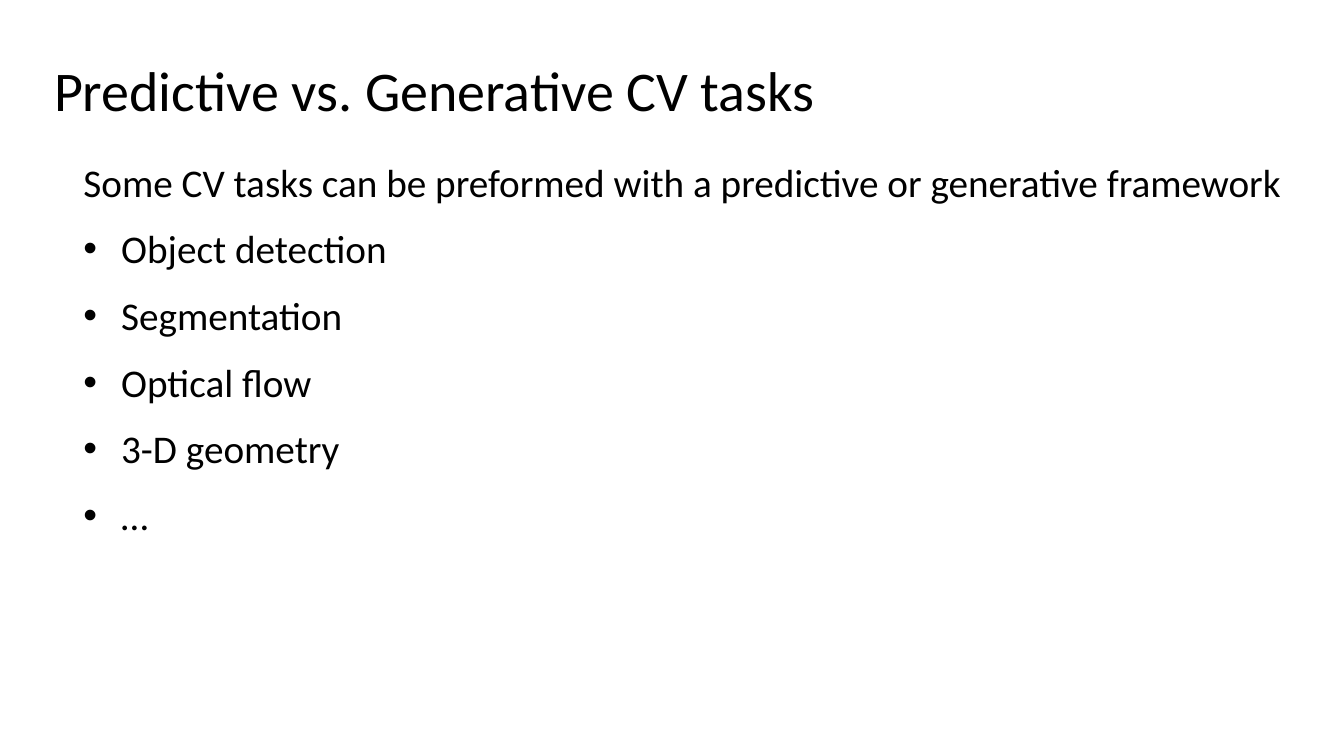
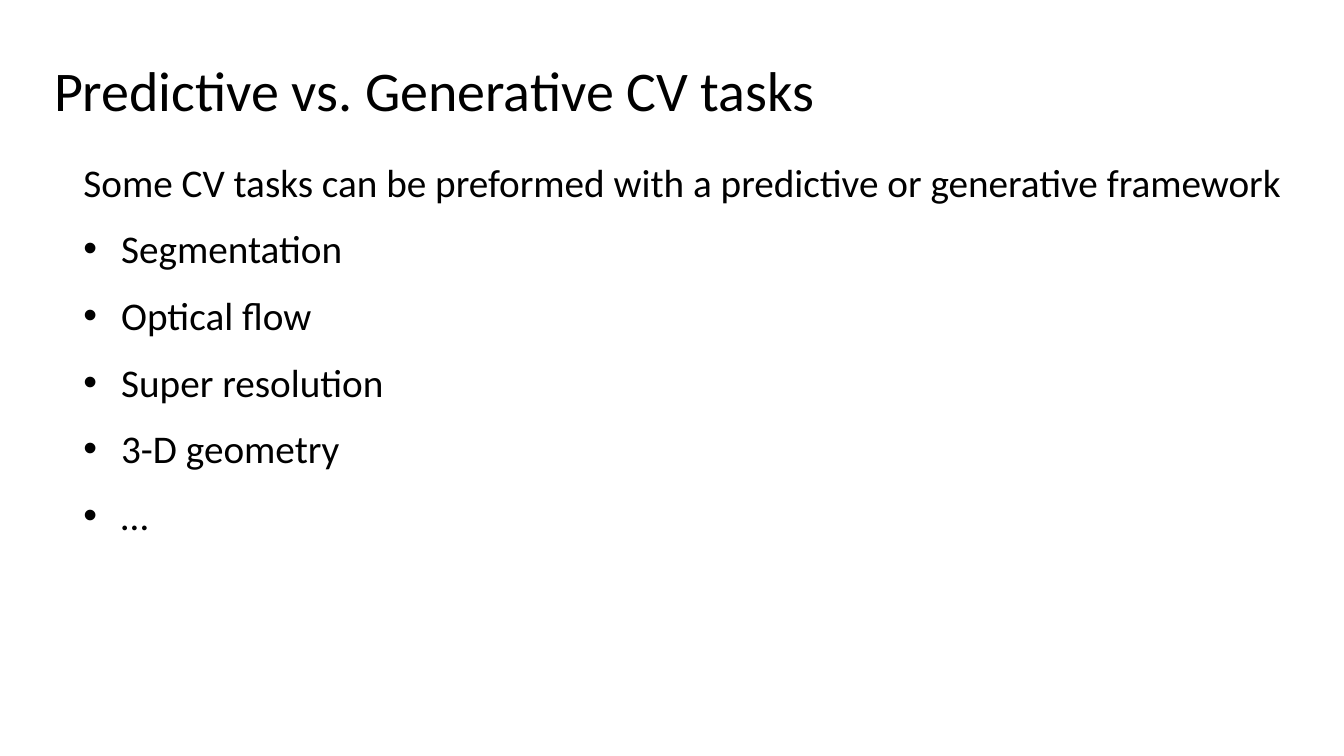
Before and after one commit to StephenElston/CSCI-E25, a slide deck: slide 11 of Slides/5_BuildingBlocksOfDeepLearning.pptx. Drawn at 1344x756 pixels with LibreOffice and Linux fonts; fonts in the diff are those of the drawing. Boxes give left, top, right and bottom in pixels: in the first picture for what was removed or moved away, otherwise in the second. Text is boxed around its words. In the diff, an @@ line names an element or a change of style, - is before the commit and + after.

```diff
--- a/Slides/5_BuildingBlocksOfDeepLearning.pptx
+++ b/Slides/5_BuildingBlocksOfDeepLearning.pptx
@@ text at <box>121,235,387,270</box>: paragraph removed @@
-• Object detection
@@ text at <box>121,369,383,404</box>: paragraph added @@
+• Super resolution
```
Also in this commit, not shown: 16 other slides changed.
